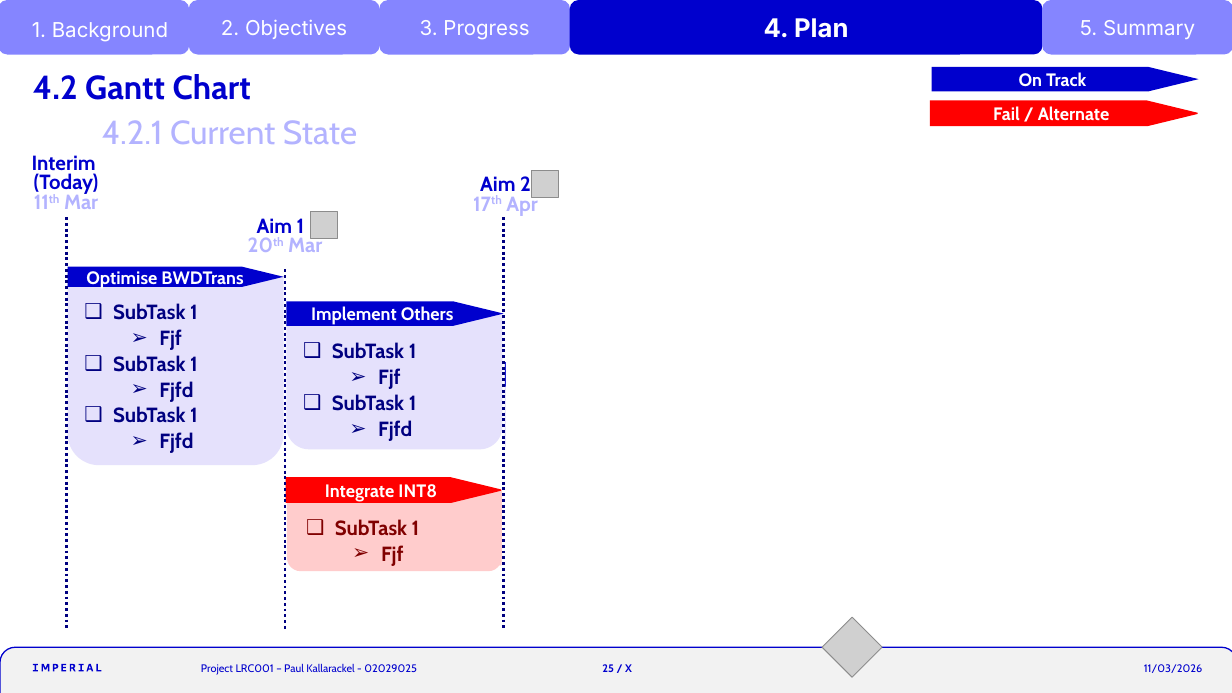
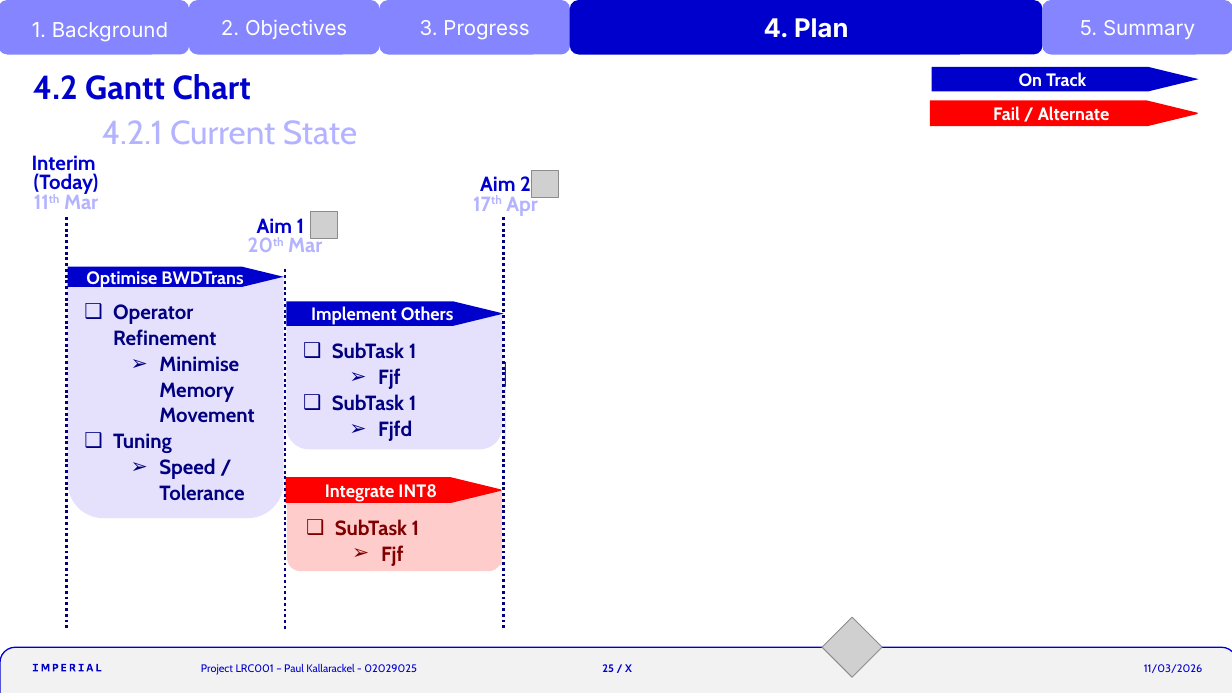
Before and after one commit to krackalackel02/FYP-Interim, a slide deck: slide 25 of Interim.pptm. Drawn at 1232x693 pixels with LibreOffice and Linux fonts; fonts in the diff are those of the drawing; grey boxes stand for pictures. Boxes give left, top, right and bottom in pixels: in the first picture for what was removed or moved away, otherwise in the second. Text is boxed around its words. In the diff, an @@ line names an element or a change of style, - is before the commit and + after.

Commit message:
edited gantt chart + macro

```diff
--- a/Interim.pptm
+++ b/Interim.pptm
@@ round same rect: place and size @@
-round same rect at box(67, 277, 284, 466)
+round same rect at box(67, 277, 284, 518)
@@ text at box(113, 304, 254, 501): text changed @@
-❑ SubTask 1
-  ➢ Fjf
-❑ SubTask 1
-  ➢ Fjfd
-❑ SubTask 1
-  ➢ Fjfd
+❑ Operator Refinement
+  ➢ Minimise Memory Movement
+❑ Tuning
+  ➢ Speed / Tolerance
```
Also in this commit, not shown: 12 other slides changed, 1 other file.
